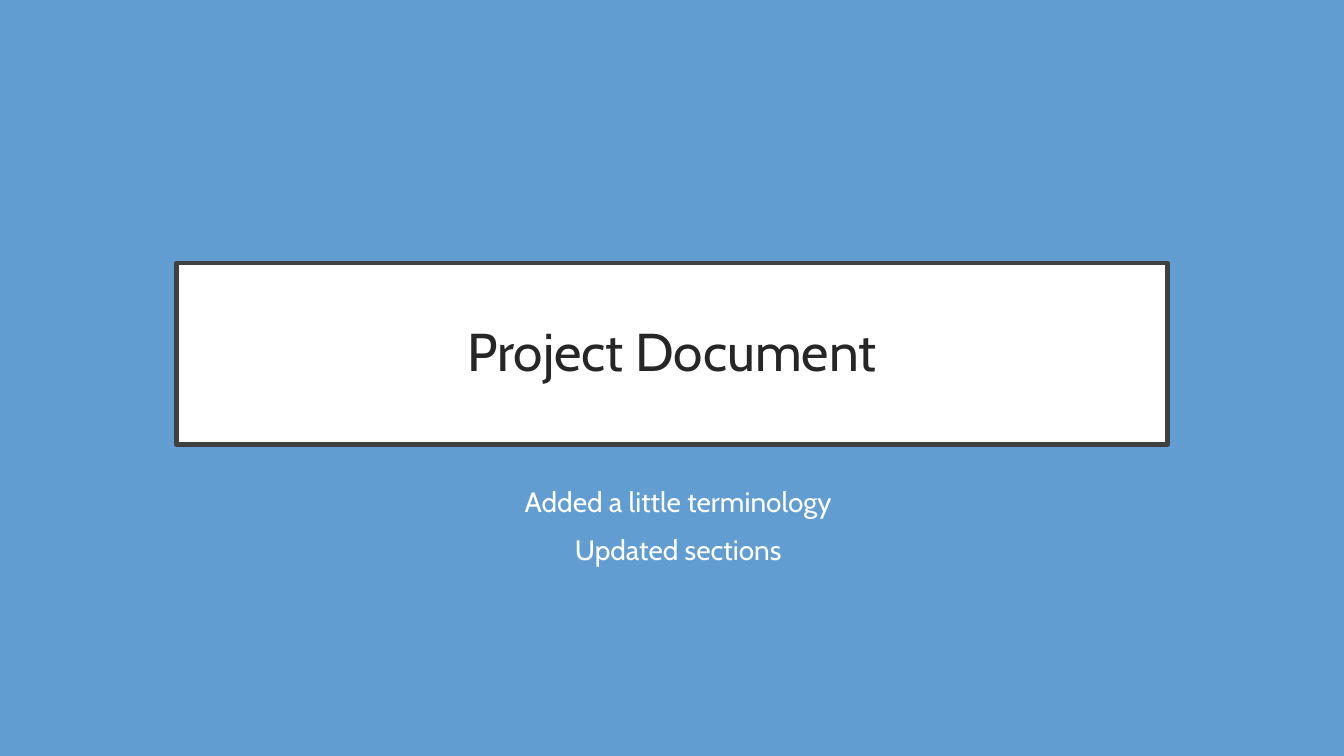
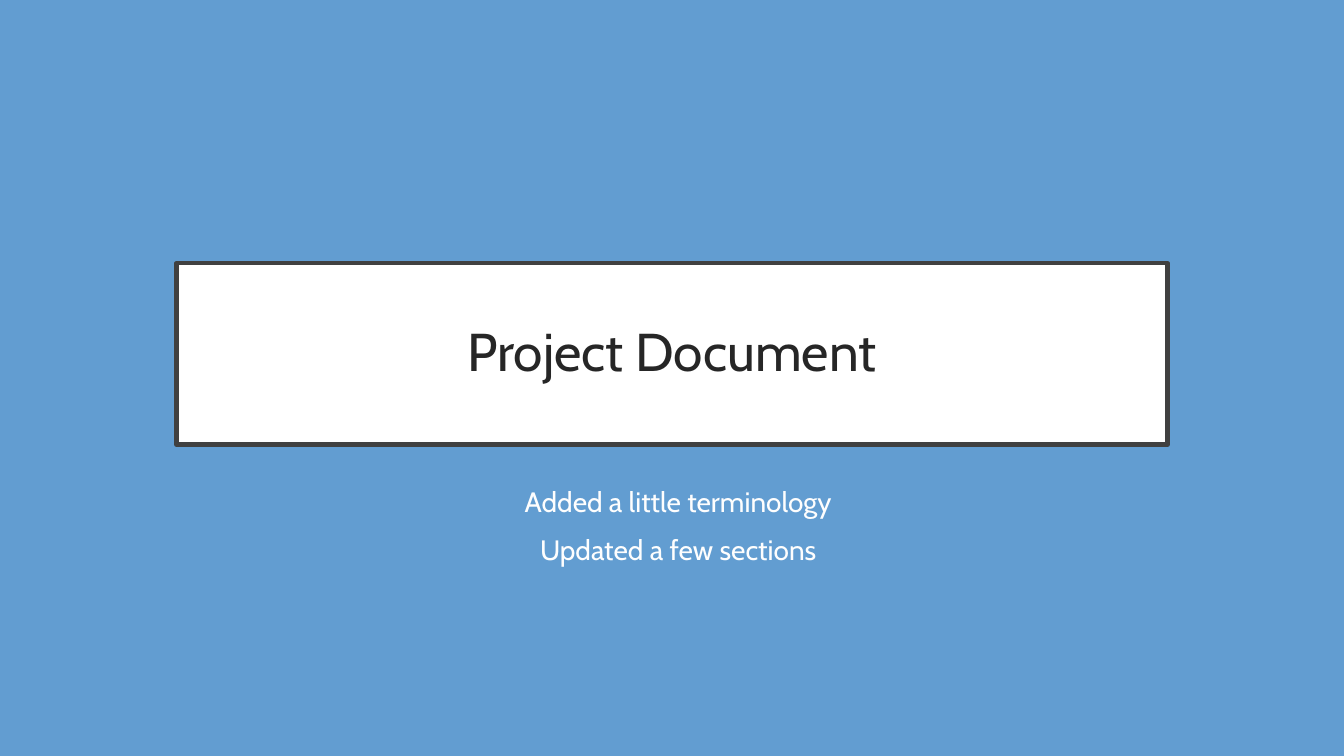
Before and after one commit to Thatawesomeguy4/FiddlePracticeAppCPSC4910, a slide deck: slide 4 of Fid'Lin Presentation2.pptx. Drawn at 1344x756 pixels with LibreOffice and Linux fonts; fonts in the diff are those of the drawing. Boxes give left, top, right and bottom in pixels: in the first picture for what was removed or moved away, otherwise in the second. Text is boxed around its words. In the diff, an @@ line names an element or a change of style, - is before the commit and + after.

```diff
--- a/Fid'Lin Presentation2.pptx
+++ b/Fid'Lin Presentation2.pptx
@@ subtitle at (x1=540, y1=539, x2=817, y2=566): text changed @@
-Updated sections
+Updated a few sections
```
Also in this commit, not shown: 1 slide added, 1 slide removed.
